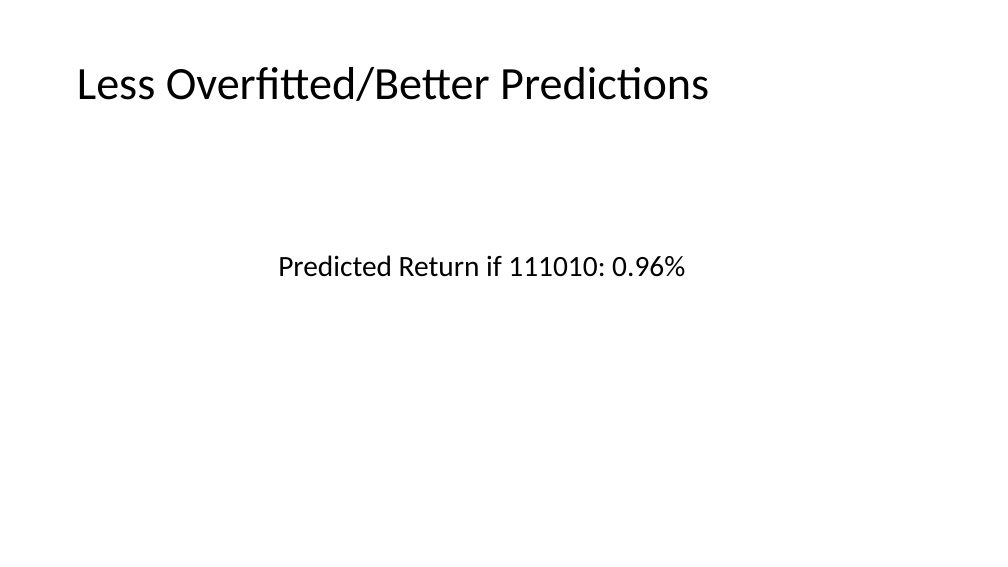
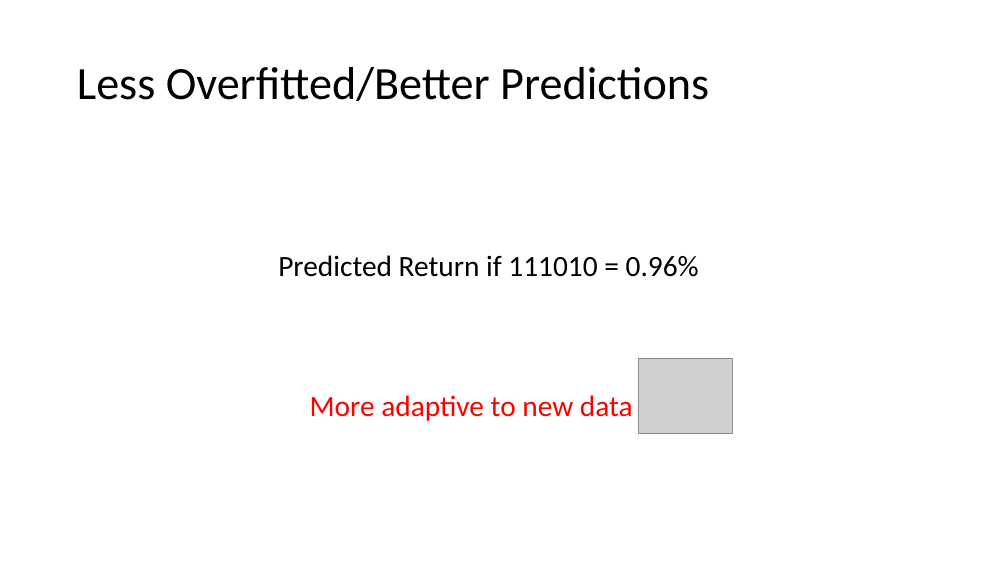
Before and after one commit to christy108/PATTERN_PROJECT_QUANT_WORKSHOP, a slide deck: slide 12 of Presentation/Presentation.pptx. Drawn at 1008x567 pixels with LibreOffice and Linux fonts; fonts in the diff are those of the drawing; grey boxes stand for pictures. Boxes give left, top, right and bottom in pixels: in the first picture for what was removed or moved away, otherwise in the second. Text is boxed around its words. In the diff, an @@ line names an element or a change of style, - is before the commit and + after.

```diff
--- a/Presentation/Presentation.pptx
+++ b/Presentation/Presentation.pptx
@@ text at <box>278,255,699,277</box>: text changed @@
-Predicted Return if 111010: 0.96%
+Predicted Return if 111010 = 0.96%
@@ picture added at <box>639,358,734,434</box> @@
@@ text added at <box>310,395,633,421</box>, 28 pt, text #FF0000 @@
+More adaptive to new data
```
Also in this commit, not shown: 11 other slides changed, 17 slides added, 2 slides removed.
